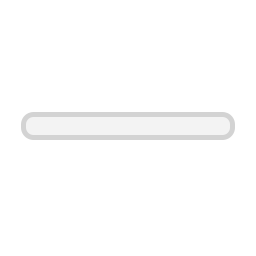
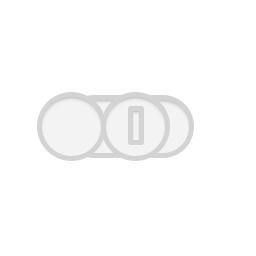
Before/after of a 256 × 256 layered artwork. What changed in the layer stack:
added group "Coin" with 2 layers above "SliderToggle" over [101,92,170,161]
added layer "Rectangle 1" in group "Coin" over [128,106,144,145]
added layer "SliderToggle copy" in group "Coin" over [101,92,170,161]
added layer "SliderToggle" above "SliderBG" over [37,92,106,161]
painted on "SliderBG" over [21,95,235,158]
